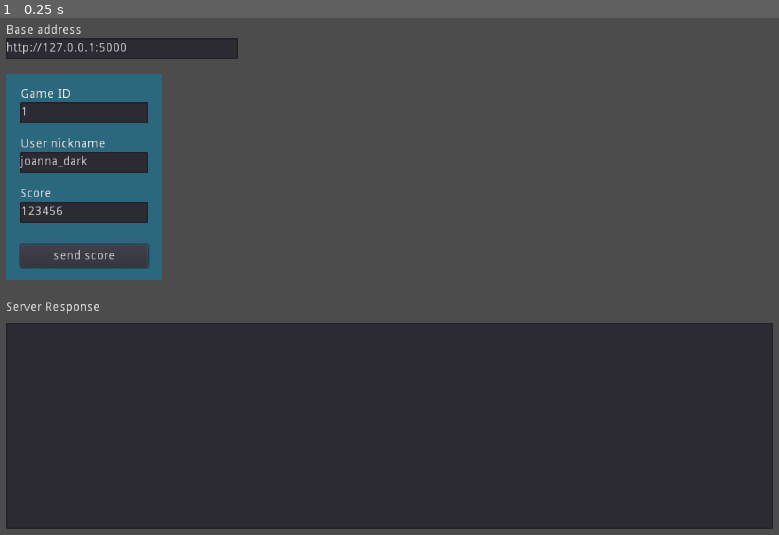
Above: before the commit, frame 1.
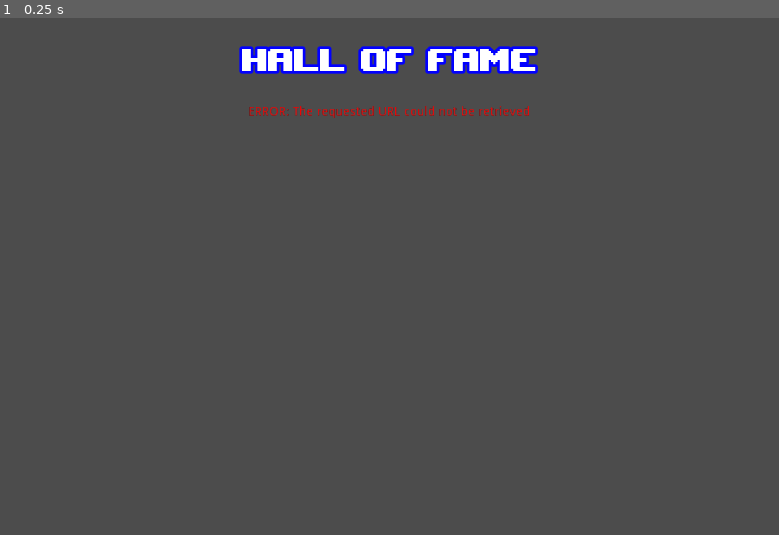
Above: after the commit, the same moment.

Repository: marcossilvano/python-codes
Game: Godot game, scene res://leaderboard/MainScene.tscn
Two runs of this game, one before a commit and one after it. Both use one fixed random seed, a clock stepped at 60 frames per second and the inputs below. Before the commit the project starts from res://main.tscn.
Inputs:
- Up to frame 1 (0.25 s): no input

The runs differ from the first frame. In frame 1, 50% of the frame differs, in the area x 0-100%, y 1-99%.

Commit message:
Adding camera movement at table scene

Diff:
--- a/score_server/GodotHttpClient/leaderboard/HighscoreEntry.tscn
+++ b/score_server/GodotHttpClient/leaderboard/HighscoreEntry.tscn
@@ -13,7 +13,7 @@
 script = ExtResource( 2 )
 
 [node name="PanelContainer" type="PanelContainer" parent="."]
-self_modulate = Color( 1, 1, 1, 0 )
+self_modulate = Color( 1, 1, 1, 0.392157 )
 anchor_right = 1.0
 anchor_bottom = 1.0
 
@@ -30,6 +30,7 @@
 size_flags_horizontal = 3
 custom_fonts/font = ExtResource( 1 )
 text = "1"
+align = 1
 
 [node name="Name" type="Label" parent="PanelContainer/HBoxContainer"]
 margin_left = 152.0
@@ -39,6 +40,7 @@
 size_flags_horizontal = 3
 custom_fonts/font = ExtResource( 1 )
 text = "MAC"
+align = 1
 
 [node name="Score" type="Label" parent="PanelContainer/HBoxContainer"]
 margin_left = 304.0
@@ -49,6 +51,7 @@
 size_flags_stretch_ratio = 1.5
 custom_fonts/font = ExtResource( 1 )
 text = "93445"
+align = 1
 
 [node name="Time" type="Label" parent="PanelContainer/HBoxContainer"]
 margin_left = 531.0
@@ -59,3 +62,4 @@
 size_flags_stretch_ratio = 1.5
 custom_fonts/font = ExtResource( 1 )
 text = "09/set"
+align = 1
--- a/score_server/GodotHttpClient/leaderboard/HighscoreTable.gd
+++ b/score_server/GodotHttpClient/leaderboard/HighscoreTable.gd
@@ -1,18 +1,26 @@
 class_name HighscoreTable
 extends VBoxContainer
+
+signal request_completed
 
 export var address: String = "http://127.0.0.1:5000"
 export var game_id: int = 1
 #export (String, FILE, "*.tscn") var entry_scn_path: String = "res://leaderboard/HighscoreEntry.tscn"
 export var entry_scene: PackedScene
 
+var target_entry: HighscoreEntry
+var color_offset: float = 10
+
 # Called when the node enters the scene tree for the first time.
 func _ready():
+	$PanelPadding.visible = false
+
 	# remove placeholder entries
 	get_tree().call_group("highscore_entry", "queue_free")
 
 	$HTTPRequest.connect("request_completed", self, "_on_request_completed")
 	_make_request()
+
 
 func _log(text) -> void:
 	print(str(text))
@@ -35,10 +43,17 @@
 	$HTTPRequest.request(url, headers, false, HTTPClient.METHOD_POST, json_str)
 
 
+func _show_error(msg: String) -> String:
+	$LabelError.visible = true
+	$LabelError.text = "ERROR: " + msg
+	return msg
+
+
 func _on_request_completed(result, response_code, headers, body):
-	_log("response: " + str(response_code) + ", json: " + body.get_string_from_utf8())
+	_log("response: " + str(response_code)) #+ ", json: " + body.get_string_from_utf8())
 
 	var res_str: String
+
 	if response_code == 200:
 		var parsed_json: JSONParseResult = JSON.parse(body.get_string_from_utf8())
 
@@ -48,13 +63,15 @@
 				res_str = parsed_json.result['status']
 				_fill_score_table(parsed_json.result['data'])
 			else:
-				res_str = "ERROR: JSON response should be a dictionary or an array"
+				res_str = _show_error("JSON response should be a dictionary or an array")
 		else:
-			res_str = "ERROR: JSON parse error"
+			res_str = _show_error("JSON parse error")
 	else:
-		res_str = "ERROR: The requested URL could not be retrieved"
+		res_str = _show_error("The requested URL could not be retrieved")
 
 	_log("result: " + res_str)
+
+	emit_signal("request_completed")
 
 
 func _fill_score_table(scores: Array) -> void:
@@ -67,4 +84,45 @@
 		order += 1
 		add_child(entry)
 
-	_log(scores)
+		var padding = $PanelPadding.duplicate()
+		padding.visible = true
+		add_child(padding)
+
+	#_log(scores)
+
+func get_entry_screen_position(row: int) -> Vector2:
+	var entries = get_tree().get_nodes_in_group("highscore_entry")
+
+	if row > entries.size() or row < 0:
+		return Vector2.ZERO
+
+	var pos = entries[row].get_position()
+	pos.y += entries[row].get_rect().size.y/2 # get the y center
+	return pos
+
+
+func set_highlight(row: int) -> void:
+	var entries = get_tree().get_nodes_in_group("highscore_entry")
+
+	if row > entries.size() or row < 0:
+		return
+
+	target_entry = entries[row]
+	#var tween := create_tween().set_trans(Tween.TRANS_QUINT)
+	#tween.tween_property(entries[row], "modulate", Color(1,0,0), 0.2)
+
+func _process(delta: float) -> void:
+	if not target_entry:
+		return
+
+	var color: Color = target_entry.modulate
+	color.g += color_offset * delta
+
+	if color.g > 1:
+		color.g = 1
+		color_offset = -color_offset
+	elif color.g < 0:
+		color.g = 0
+		color_offset = -color_offset
+
+	target_entry.modulate = color#colorColor(1,0,0)
--- a/score_server/GodotHttpClient/leaderboard/HighscoreTable.tscn
+++ b/score_server/GodotHttpClient/leaderboard/HighscoreTable.tscn
@@ -13,9 +13,9 @@
 [node name="HighscoreTable" type="VBoxContainer"]
 anchor_right = 1.0
 anchor_bottom = 1.0
-margin_left = 64.0
+margin_left = 128.0
 margin_top = 24.0
-margin_right = -68.0
+margin_right = -132.0
 margin_bottom = -24.0
 script = ExtResource( 3 )
 entry_scene = ExtResource( 1 )
@@ -24,14 +24,14 @@
 
 [node name="PanelContainer" type="PanelContainer" parent="."]
 self_modulate = Color( 1, 1, 1, 0 )
-margin_right = 768.0
+margin_right = 640.0
 margin_bottom = 80.0
 rect_min_size = Vector2( 0, 80 )
 
 [node name="Hall of Fame" type="Label" parent="PanelContainer"]
 margin_left = 7.0
 margin_top = 7.0
-margin_right = 761.0
+margin_right = 633.0
 margin_bottom = 73.0
 size_flags_horizontal = 3
 size_flags_vertical = 3
@@ -39,42 +39,59 @@
 text = "Hall of Fame"
 align = 1
 
+[node name="LabelError" type="Label" parent="."]
+visible = false
+margin_top = 84.0
+margin_right = 640.0
+margin_bottom = 98.0
+custom_colors/font_color = Color( 1, 0, 0, 1 )
+custom_colors/font_outline_modulate = Color( 1, 1, 1, 1 )
+text = "ERROR: The server could not be reached."
+align = 1
+
+[node name="PanelPadding" type="Panel" parent="."]
+self_modulate = Color( 1, 1, 1, 0 )
+margin_top = 84.0
+margin_right = 640.0
+margin_bottom = 89.0
+rect_min_size = Vector2( 0, 5 )
+
 [node name="Entry1" parent="." instance=ExtResource( 1 )]
 anchor_right = 0.0
 anchor_bottom = 0.0
 margin_left = 0.0
-margin_top = 84.0
-margin_right = 768.0
-margin_bottom = 134.0
+margin_top = 93.0
+margin_right = 640.0
+margin_bottom = 143.0
 
 [node name="Entry2" parent="." instance=ExtResource( 1 )]
 anchor_right = 0.0
 anchor_bottom = 0.0
 margin_left = 0.0
-margin_top = 138.0
-margin_right = 768.0
-margin_bottom = 188.0
+margin_top = 147.0
+margin_right = 640.0
+margin_bottom = 197.0
 
 [node name="Entry3" parent="." instance=ExtResource( 1 )]
 anchor_right = 0.0
 anchor_bottom = 0.0
 margin_left = 0.0
-margin_top = 192.0
-margin_right = 768.0
-margin_bottom = 242.0
+margin_top = 201.0
+margin_right = 640.0
+margin_bottom = 251.0
 
 [node name="Entry4" parent="." instance=ExtResource( 1 )]
 anchor_right = 0.0
 anchor_bottom = 0.0
 margin_left = 0.0
-margin_top = 246.0
-margin_right = 768.0
-margin_bottom = 296.0
+margin_top = 255.0
+margin_right = 640.0
+margin_bottom = 305.0
 
 [node name="Entry5" parent="." instance=ExtResource( 1 )]
 anchor_right = 0.0
 anchor_bottom = 0.0
 margin_left = 0.0
-margin_top = 300.0
-margin_right = 768.0
-margin_bottom = 350.0
+margin_top = 309.0
+margin_right = 640.0
+margin_bottom = 359.0
--- a/score_server/GodotHttpClient/leaderboard/Leaderboard.tscn
+++ /dev/null
@@ -1,55 +0,0 @@
-[gd_scene format=2]
-
-[node name="HBoxContainer" type="HBoxContainer"]
-margin_right = 1024.0
-margin_bottom = 48.0
-
-[node name="1" type="Label" parent="."]
-margin_top = 17.0
-margin_right = 201.0
-margin_bottom = 31.0
-size_flags_horizontal = 3
-text = "Position"
-
-[node name="2" type="Label" parent="."]
-margin_left = 205.0
-margin_top = 17.0
-margin_right = 407.0
-margin_bottom = 31.0
-size_flags_horizontal = 3
-text = "Player"
-
-[node name="3" type="Label" parent="."]
-margin_left = 411.0
-margin_top = 17.0
-margin_right = 612.0
-margin_bottom = 31.0
-size_flags_horizontal = 3
-text = "Score"
-
-[node name="4" type="Label" parent="."]
-margin_left = 616.0
-margin_top = 17.0
-margin_right = 818.0
-margin_bottom = 31.0
-size_flags_horizontal = 3
-text = "Time stamp"
-
-[node name="HBoxContainer" type="HBoxContainer" parent="."]
-margin_left = 822.0
-margin_right = 1024.0
-margin_bottom = 48.0
-size_flags_horizontal = 3
-alignment = 1
-
-[node name="VBoxContainer" type="VBoxContainer" parent="HBoxContainer"]
-margin_left = 80.0
-margin_right = 122.0
-margin_bottom = 48.0
-alignment = 1
-
-[node name="Button" type="Button" parent="HBoxContainer/VBoxContainer"]
-margin_top = 14.0
-margin_right = 42.0
-margin_bottom = 34.0
-text = "View"
--- /dev/null
+++ b/score_server/GodotHttpClient/leaderboard/MainScene.gd
@@ -0,0 +1,44 @@
+extends Control
+
+
+export var input_scene: PackedScene
+export var scoretable_scene: PackedScene
+export var camera_speed: float = 200
+
+var current_scene: Node
+onready var camera: Camera2D = $Camera2D
+onready var timer: Timer = $Timer
+
+
+# Called when the node enters the scene tree for the first time.
+func _ready() -> void:
+	current_scene = scoretable_scene.instance()
+	add_child(current_scene)
+	current_scene.connect("request_completed", self, "_on_table_loaded")
+
+
+# Called every frame. 'delta' is the elapsed time since the previous frame.
+#func _process(delta: float) -> void:
+#	var offset: Vector2 = Vector2(camera.position.x, camera_speed * delta)
+#	camera.position += offset
+
+
+func _on_table_loaded() -> void:
+	print("TABLE LOADED")
+
+	current_scene.set_highlight(20)
+
+	# set the timer up
+	timer.connect("timeout", self, "start_camera")
+	timer.set_wait_time(1)
+	timer.start()
+
+
+func start_camera() -> void:
+	var target_position: Vector2 = current_scene.get_entry_screen_position(20)
+	target_position.y -= get_viewport_rect().size.y/2
+
+	# camera should not move upwards
+	if target_position.y > 0:
+		var tween := create_tween().set_trans(Tween.TRANS_LINEAR)#.set_ease(Tween.EASE_IN_OUT)
+		tween.tween_property(camera, "position", target_position, 0.2*20)
--- /dev/null
+++ b/score_server/GodotHttpClient/leaderboard/MainScene.tscn
@@ -0,0 +1,17 @@
+[gd_scene load_steps=3 format=2]
+
+[ext_resource path="res://leaderboard/HighscoreTable.tscn" type="PackedScene" id=1]
+[ext_resource path="res://leaderboard/MainScene.gd" type="Script" id=2]
+
+[node name="MainScene" type="Control"]
+anchor_right = 1.0
+anchor_bottom = 1.0
+script = ExtResource( 2 )
+scoretable_scene = ExtResource( 1 )
+
+[node name="Camera2D" type="Camera2D" parent="."]
+anchor_mode = 0
+current = true
+
+[node name="Timer" type="Timer" parent="."]
+one_shot = true
--- a/score_server/GodotHttpClient/project.godot
+++ b/score_server/GodotHttpClient/project.godot
@@ -27,7 +27,7 @@
 [application]
 
 config/name="GodotHttpClient"
-run/main_scene="res://main.tscn"
+run/main_scene="res://leaderboard/MainScene.tscn"
 config/icon="res://icon.png"
 
 [display]
Renamed: score_server/GodotHttpClient/main.tscn -> score_server/GodotHttpClient/HttpClient.tscn
Not shown, changed: score_server/data_base.py
Not shown, changed: score_server/scores.db
